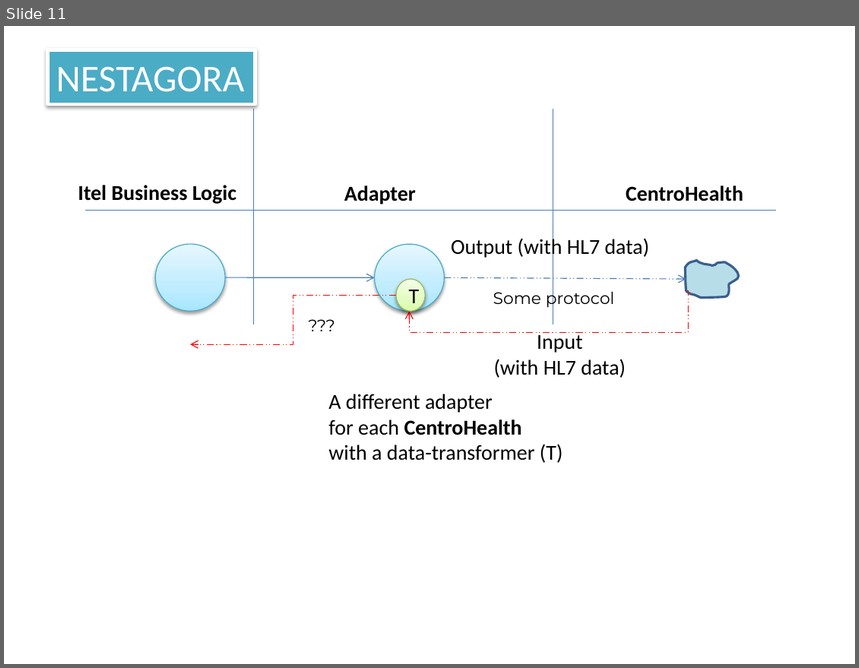
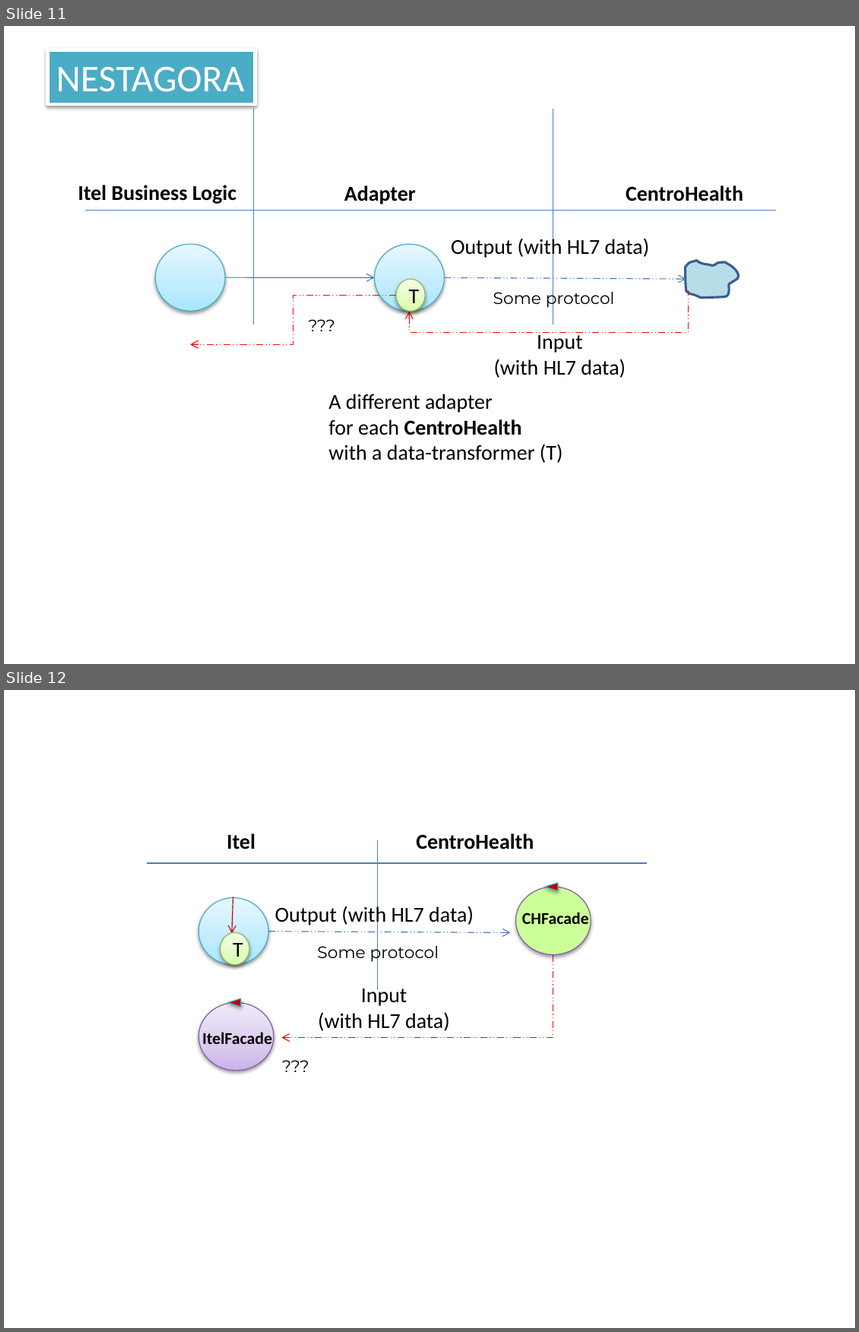
Before and after one commit to anatali/natMaterial, a slide deck: health/userDocs/UniboFigs.pptx. Shown one above the other, each under a label of ours: slide 11 before the commit, slides 11 and 12 after it. The pictures are 859x668 and 859x1332 pixels, drawn with LibreOffice and Linux fonts; fonts in the diff are those of the drawing. Boxes give left, top, right and bottom in pixels: in the first picture for what was removed or moved away, otherwise in the second. Text is boxed around its words. In the diff, an @@ line names an element or a change of style, - is before the commit and + after.

```diff
--- a/health/userDocs/UniboFigs.pptx
+++ b/health/userDocs/UniboFigs.pptx
@@ slide 12 added at (4,690,855,1328), background #FFFFFF @@
@@ text added at (227,834,256,850), 18 pt, text #000000, bold @@
+Itel
@@ line added from (378, 840) to (378, 989), #4B7EBC 0.75 pt @@
@@ text added at (416,834,534,850), 18 pt, text #000000, bold @@
+CentroHealth
@@ line added from (146, 863) to (647, 863), #4B7EBC 0.75 pt @@
@@ ellipse added at (515,887,591,954), fill #CCFF99, outline #7D60A0 0.75 pt @@
@@ triangle added at (544,883,557,891), fill #C00000, outline #46AAC5 0.75 pt @@
@@ ellipse added at (199,897,268,965), fill gradient #A7E6FF to #C1EDFF to #E7F8FF, outline #46AAC5 0.75 pt @@
@@ arrow added from (233, 897) to (232, 933), #C00000 0.75 pt @@
@@ text added at (275,904,474,926), 18 pt, text #000000 @@
+Output (with HL7 data)
@@ text added at (522,910,589,924), 14 pt, text #000000, bold @@
+CHFacade
@@ ellipse added at (220,932,249,965), fill gradient #DAFDA7 to #E4FCC2 to #F5FFE7, outline #98B955 0.75 pt, 18 pt, text #000000 @@
+T
@@ arrow added from (268, 932) to (510, 932), #4B7EBC 0.75 pt dashed @@
@@ elbow arrow added from (553, 954) to (281, 1038), #FF0000 0.75 pt dashed @@
@@ text added at (317,942,439,962), 14 pt, text #000000 @@
+Some protocol
@@ text added at (318,985,450,1031), 18 pt, text #000000 @@
+Input
+(with HL7 data)
@@ ellipse added at (199,1002,274,1071), fill gradient #C9B5E8 to #D8CBEE to #F0EAF9, outline #7D60A0 0.75 pt @@
@@ triangle added at (228,999,240,1007), fill #C00000, outline #46AAC5 0.75 pt @@
@@ text added at (202,1032,272,1049), 14 pt, text #000000, bold @@
+ItelFacade
@@ text added at (274,1052,322,1081), 14 pt, text #000000 @@
+???
```
Also in this commit, not shown: 1 slide changed, 1 other slide added, 7 other files.
